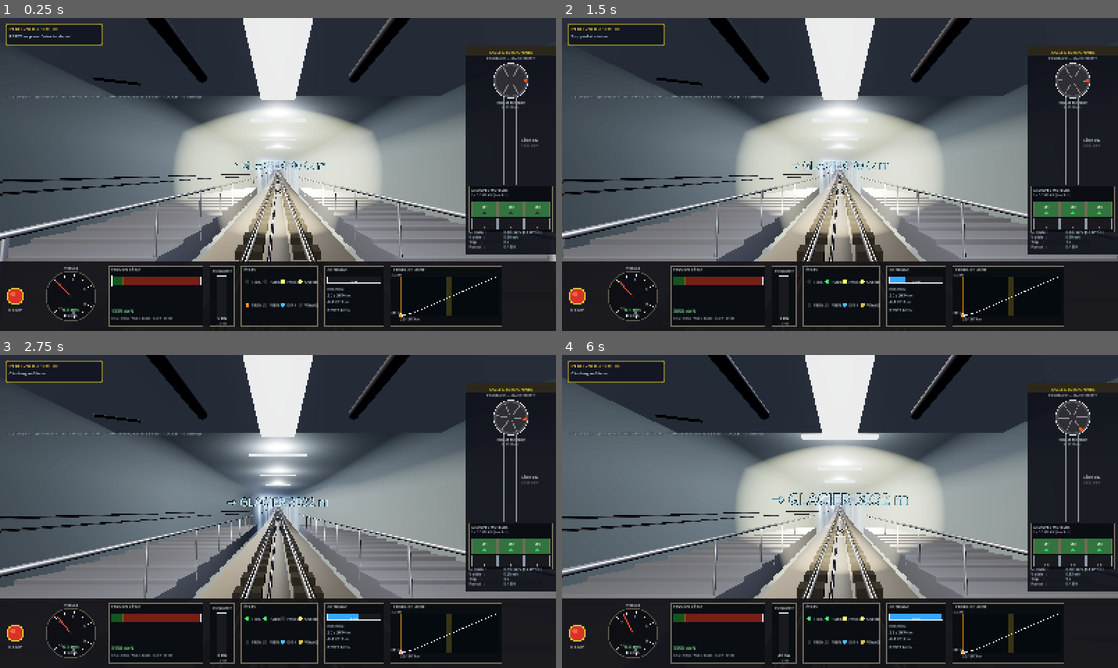
Above: before the commit, frames 1-4 (two rows, left to right).
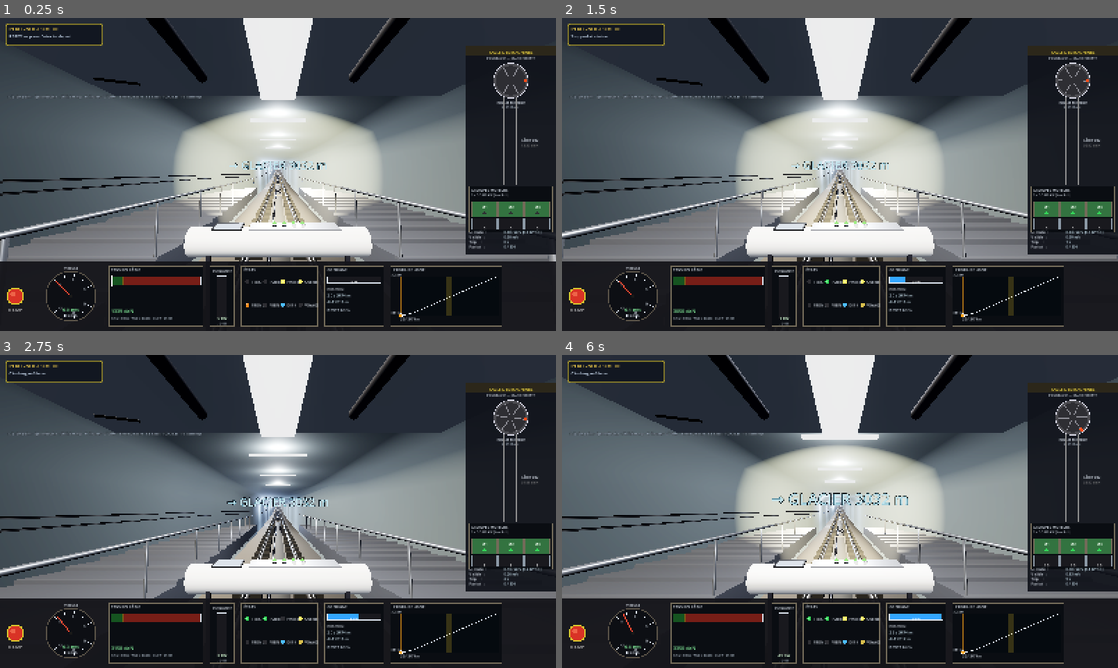
Above: after the commit, the same moments.

Repository: ARP273-ROSE/perce-neige-sim
Game: Godot game, scene res://scenes/main.tscn
Same seed, same stepped clock (60 frames per second), same inputs: the game is played once before the commit and once after it.
Inputs:
- Up to frame 1 (0.25 s): no input
- Up to frame 2 (1.5 s): tap Enter (ready_depart) at 0.5, 1.35 s; hold Up (speed_up) 0.53-1.28 s; tap Shift (emergency) at 0.6 s; hold Space (brake) from 1.28 s (still down)
- Up to frame 3 (2.75 s): release Space (brake) at 2.03 s; hold Up (speed_up) from 2.03 s (still down); tap H (toggle_headlights) at 2.1 s
- Up to frame 4 (6 s): tap V (toggle_view) at 2.85, 5.85 s; tap Space (brake) at 3.5 s; release Up (speed_up) at 3.53 s; hold Space (brake) 3.53-5.78 s; tap Shift (emergency) at 3.6 s; tap Enter (ready_depart) at 4.35 s; tap H (toggle_headlights) at 5.1 s; hold Up (speed_up) from 5.78 s (still down)

The runs differ from the first frame. In frame 1, 3.4% of the frame differs, in the area x 33-67%, y 64-78%; in frame 2, 3.4%; in frame 3, 3.4%; in frame 4, 3.4%.

Commit message:
feat: pupitre FPV visible + tests CI physique + cache QPen + manuel à jour
« Fais tout » — les 5 chantiers restants de l'audit :

1. PUPITRE 3D INVISIBLE (bug) : positionné à z=−10,8 alors que la
   caméra FPV est à −12 (il datait d'une caméra à −8) → 1,2 m DERRIÈRE
   les yeux. Recalé à 1,35 m devant (z=−13,35), tous ses éléments sont
   relatifs → une constante.

2. TESTS ANTI-RÉGRESSION (tests/test_physics.py + workflow tests.yml,
   à chaque push/PR) : 12 tests qui verrouillent la physique calibrée —
   dénivelé 921 m, profil monotone, évitement décalé aval, montée
   complète (durée/vmax/enveloppe de tension), distances d'arrêt par
   type de frein (service/urgence poulie/parachute/rupture câble),
   cascade de survitesse, rebond élastique (visible en bas, ~mm en
   haut), banques moteur (calibration 197 Hz). 12/12 en 0,6 s.

3. CACHE QPen : 216 sites setPen(QPen(...)) convertis vers
   _cached_pen (clé sur QColor.rgba(), fallback sans cache si argument
   non hashable) — ~220 créations/frame → 180 objets partagés/session.
   Les QPen mutés après création restent non cachés (7 sites).

4. MANUEL PDF À JOUR (20 retouches FR+EN, recompilé, 39 p.) :
   évitement en deux tubes séparés (tube d'évitement oct. 1991),
   Shift = frein poulie ≤1,25 m/s² (plus « ~5 »), parachute 3,6 m/s²
   (pratique Belleville, plafond 5 = réglementaire), tables de
   distances d'arrêt recalculées (92 m descente 30 %, 11 m montée),
   rampe régulée 0,3 m/s² (calibrée vidéo). + fix U+2212 préexistant.

5. BUZZER GARE BASSE (viewer standalone) : buzzer_lower.wav était
   chargé par personne — le viewer joue maintenant le bon buzzer selon
   la gare de départ (haut 6 s / bas 8 s).

Reporté sciemment : pré-rendu QPixmap des couches statiques du
paintEvent (gros refactor à risque visuel — session dédiée avec
validation à l'écran).

Validé : pytest 12/12, rendu offscreen multi-modes, Godot headless.

Diff:
--- a/godot_project/scripts/audio.gd
+++ b/godot_project/scripts/audio.gd
@@ -6,7 +6,8 @@
 
 var _player_slow: AudioStreamPlayer = null
 var _player_cruise: AudioStreamPlayer = null
-var _player_buzzer: AudioStreamPlayer = null
+var _player_buzzer: AudioStreamPlayer = null       # buzzer gare haute
+var _player_buzzer_low: AudioStreamPlayer = null   # buzzer gare basse (8 s, distinct)
 var _player_door: AudioStreamPlayer = null
 var _player_door_motion: AudioStreamPlayer = null
 var _player_crossing: AudioStreamPlayer = null
@@ -35,6 +36,7 @@
 	_player_slow = _create_player("res://sounds/ambient_slow.wav", -20.0, true)
 	_player_cruise = _create_player("res://sounds/ambient_cruise.wav", -30.0, true)
 	_player_buzzer = _create_player("res://sounds/buzzer_upper.wav", -10.0, false)
+	_player_buzzer_low = _create_player("res://sounds/buzzer_lower.wav", -10.0, false)
 	_player_door = _create_player("res://sounds/door_buzzer.wav", -10.0, false)
 	_player_crossing = _create_player("res://sounds/crossing.wav", -8.0, false)
 	_player_door_motion = _create_player("res://sounds/door_motion.wav", -14.0, false)
@@ -87,8 +89,14 @@
 		_first_update_consumed = true
 		return
 
-	# Démarrer l'ambient quand le trip démarre
+	# Démarrer l'ambient quand le trip démarre + buzzer de départ de la
+	# gare de départ (haut/bas ont des buzzers distincts — buzzer_lower
+	# n'était jamais joué en mode standalone).
 	if physics.trip_started and not _trip_was_started:
+		var at_upper: bool = physics.s > PNConstants.LENGTH * 0.5
+		var buz: AudioStreamPlayer = _player_buzzer if at_upper else _player_buzzer_low
+		if buz != null and buz.stream:
+			buz.play()
 		if _player_slow.stream:
 			_player_slow.play()
 		if _player_cruise.stream:
--- a/godot_project/scripts/cabin.gd
+++ b/godot_project/scripts/cabin.gd
@@ -264,7 +264,10 @@
 	#     centre + 2 LED blanches "ÉCLAIRAGE" en bas
 	#   - PAS de mushrooms sur le pupitre (le vrai cockpit a les arrêts
 	#     d'urgence ailleurs — sur la console latérale ou la cloison)
-	var z_console: float = -train_length * 0.5 + 5.2   # 2.8m devant caméra
+	# 1,35 m DEVANT la caméra FPV (z=−12). L'ancien −10,8 (« 2,8 m devant
+	# caméra ») datait d'une caméra à −8 : après son avancée à −12, le
+	# pupitre s'était retrouvé 1,2 m DERRIÈRE les yeux → invisible en FPV.
+	var z_console: float = -train_length * 0.5 + 2.65
 	var y_top: float = 0.52                            # hauteur sommet tube
 	var tube_radius: float = 0.090                     # ≈ 18 cm de diamètre
 	var tube_length: float = 1.10                      # 1.10 m de large
Not shown, added: .github/workflows/tests.yml
Not shown, changed: .gitignore
Not shown, changed: manuel_perce_neige.pdf
Not shown, changed: perce_neige_sim.py
Not shown, added: tests/test_physics.py
